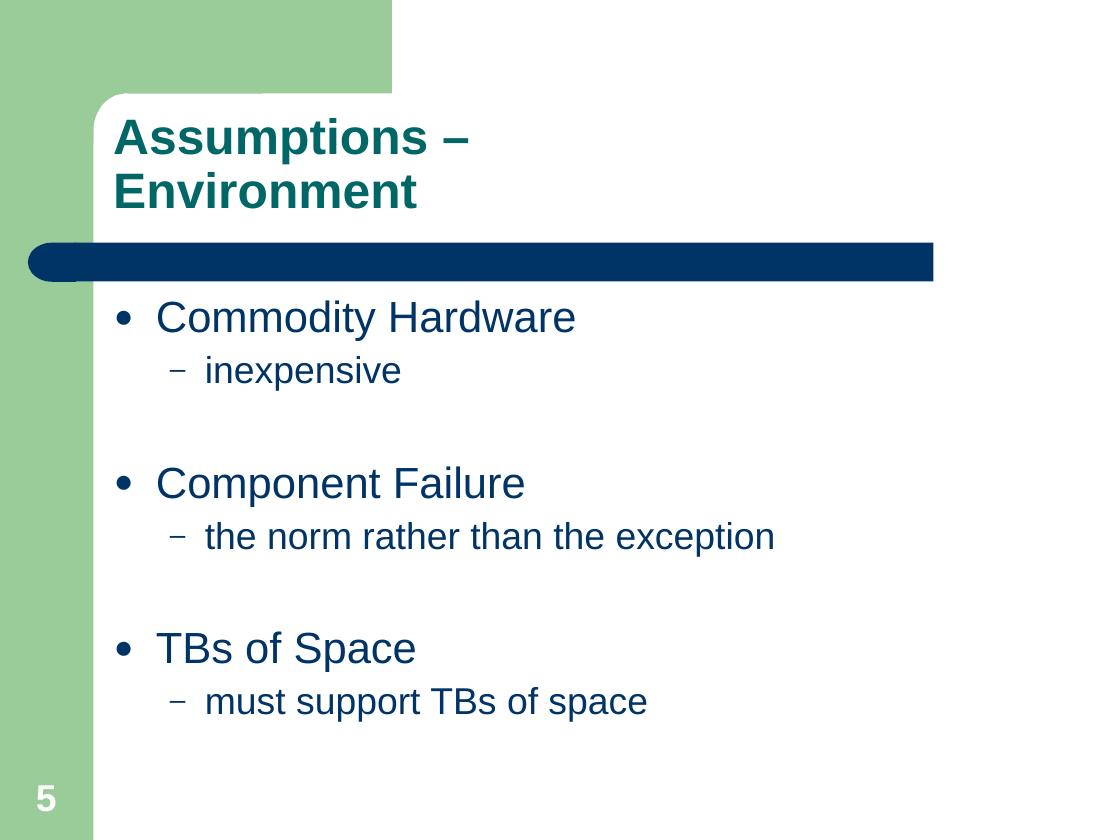
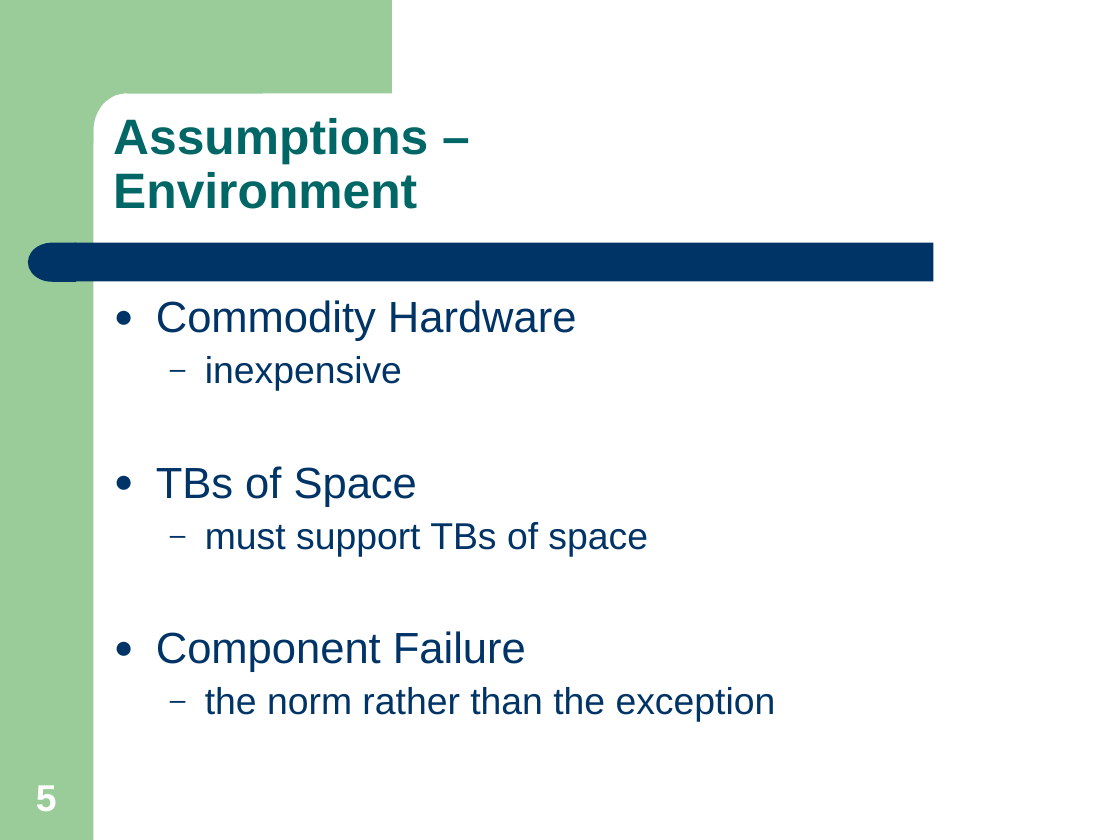
Before and after one commit to kingzevin/notes, a slide deck: slide 5 of distributed system/gfs - king.zevin.ppt. Drawn at 1120x840 pixels with LibreOffice and Linux fonts; fonts in the diff are those of the drawing. Boxes give left, top, right and bottom in pixels: in the first picture for what was removed or moved away, otherwise in the second. Text is boxed around its words. In the diff, an @@ line names an element or a change of style, - is before the commit and + after.

Commit message:
updated the ppt

```diff
--- a/distributed system/gfs - king.zevin.ppt
+++ b/distributed system/gfs - king.zevin.ppt
@@ text at (156,466,648,556): paragraphs added @@
+● TBs of Space
+  – must support TBs of space
@@ text at (156,631,648,722): paragraphs removed @@
-● TBs of Space
-  – must support TBs of space
```
Also in this commit, not shown: 6 other slides changed, 1 other file.
